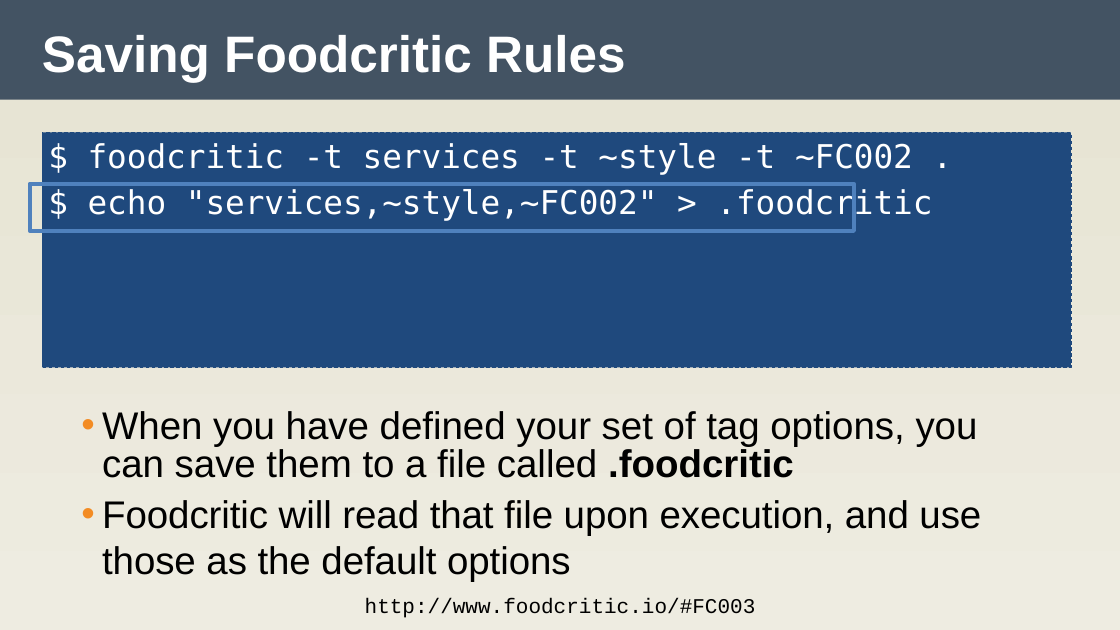
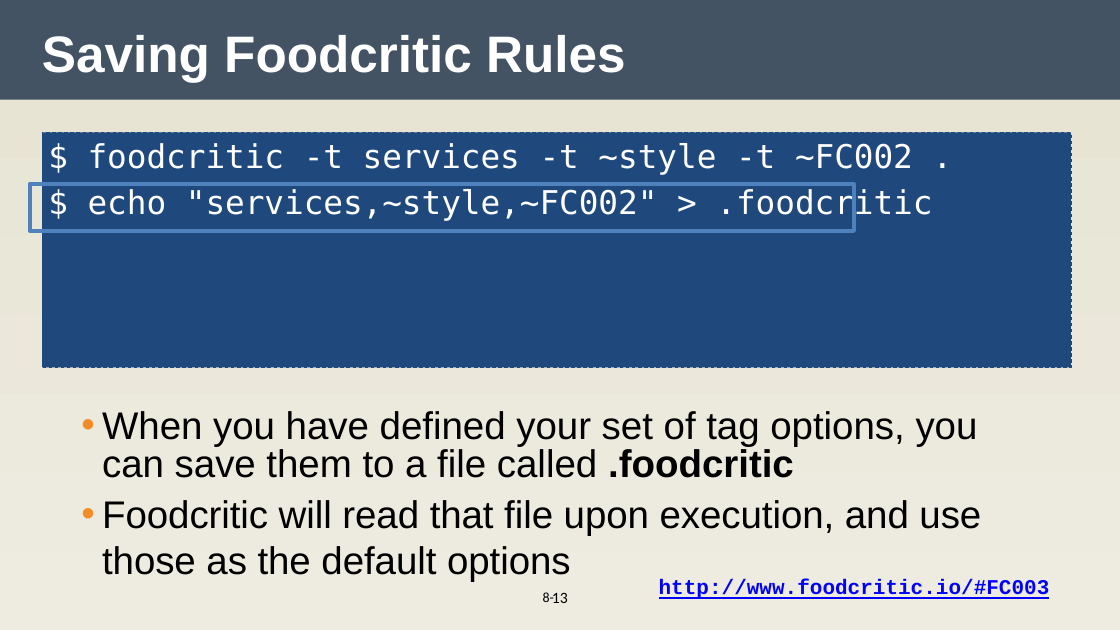
Before and after one commit to vinyar/chef-intermediate, a slide deck: slide 13 of Modules/08-foodcritic.pptx. Drawn at 1120x630 pixels with LibreOffice and Linux fonts; fonts in the diff are those of the drawing. Boxes give left, top, right and bottom in pixels: in the first picture for what was removed or moved away, otherwise in the second. Text is boxed around its words. In the diff, an @@ line names an element or a change of style, - is before the commit and + after.

```diff
--- a/Modules/08-foodcritic.pptx
+++ b/Modules/08-foodcritic.pptx
@@ text added at <box>543,592,554,603</box>, 16 pt, text #000000 @@
+8-
@@ page number added at <box>552,593,568,603</box>, 18 pt, text #000000 @@
+13
@@ text "http://www.foodcritic.io/#FC003": place and size @@
-text "http://www.foodcritic.io/#FC003" at <box>365,598,756,618</box>
+text "http://www.foodcritic.io/#FC003" at <box>659,579,1050,599</box>
@@ text "http://www.foodcritic.io/#FC003" at <box>659,579,1050,599</box>: text colour #000000 to #0000FF, bold on, underline on @@
```
Also in this commit, not shown: 13 other slides changed.
